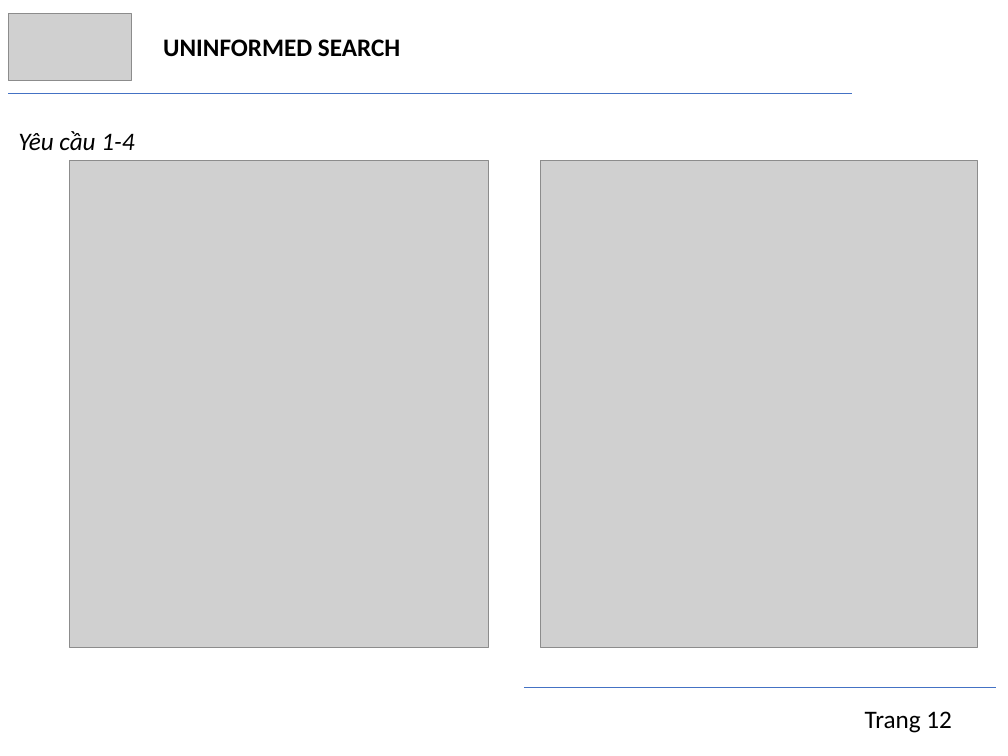
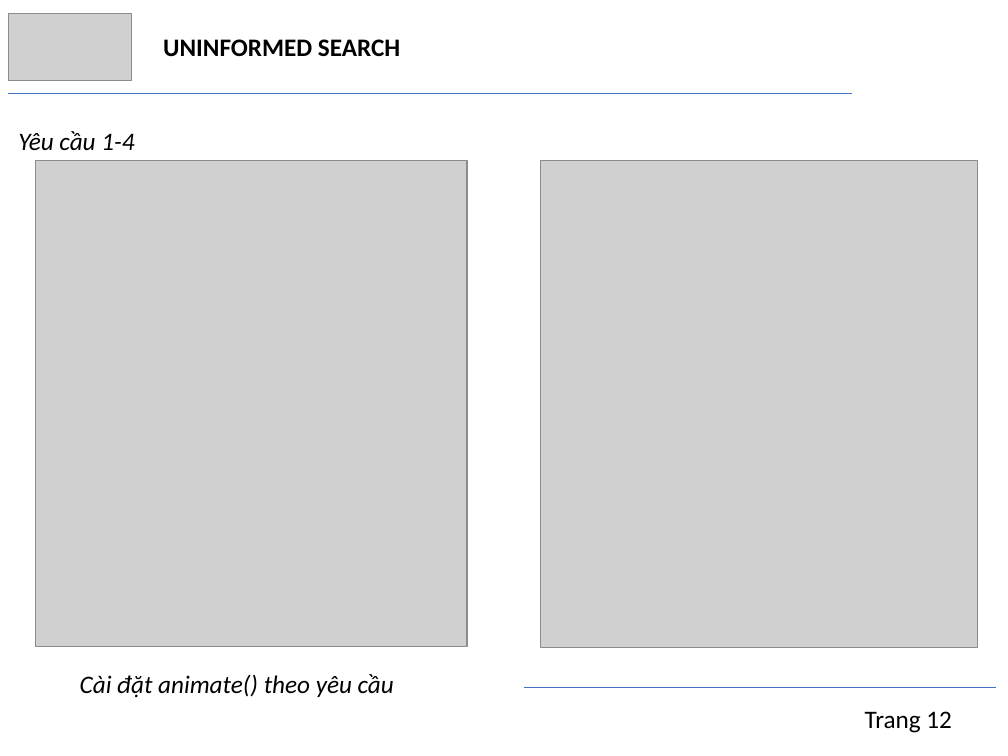
Before and after one commit to trngbro/AI, a slide deck: slide 12 of present/presentation.pptx. Drawn at 1008x756 pixels with LibreOffice and Linux fonts; fonts in the diff are those of the drawing; grey boxes stand for pictures. Boxes give left, top, right and bottom in pixels: in the first picture for what was removed or moved away, otherwise in the second. Text is boxed around its words. In the diff, an @@ line names an element or a change of style, - is before the commit and + after.

```diff
--- a/present/presentation.pptx
+++ b/present/presentation.pptx
@@ picture: place and size @@
-picture at [70,161,488,648]
+picture at [35,161,467,647]
@@ text added at [80,674,394,698], 18 pt, text #000000, italic @@
+Cài đặt animate() theo yêu cầu
```
Also in this commit, not shown: 12 other slides changed.
